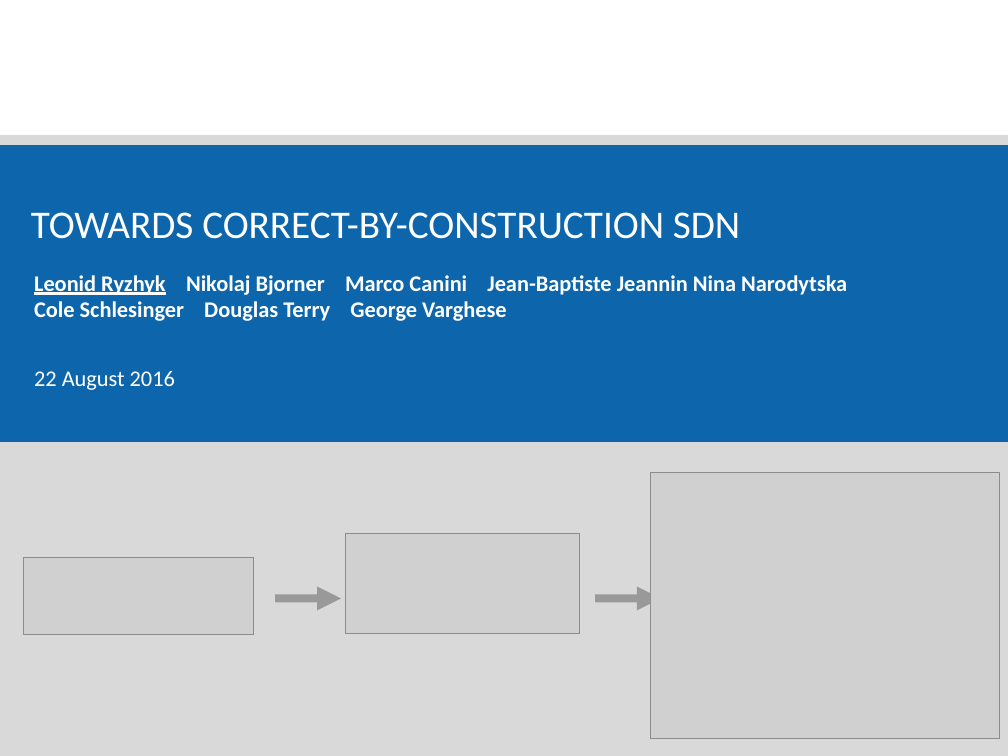
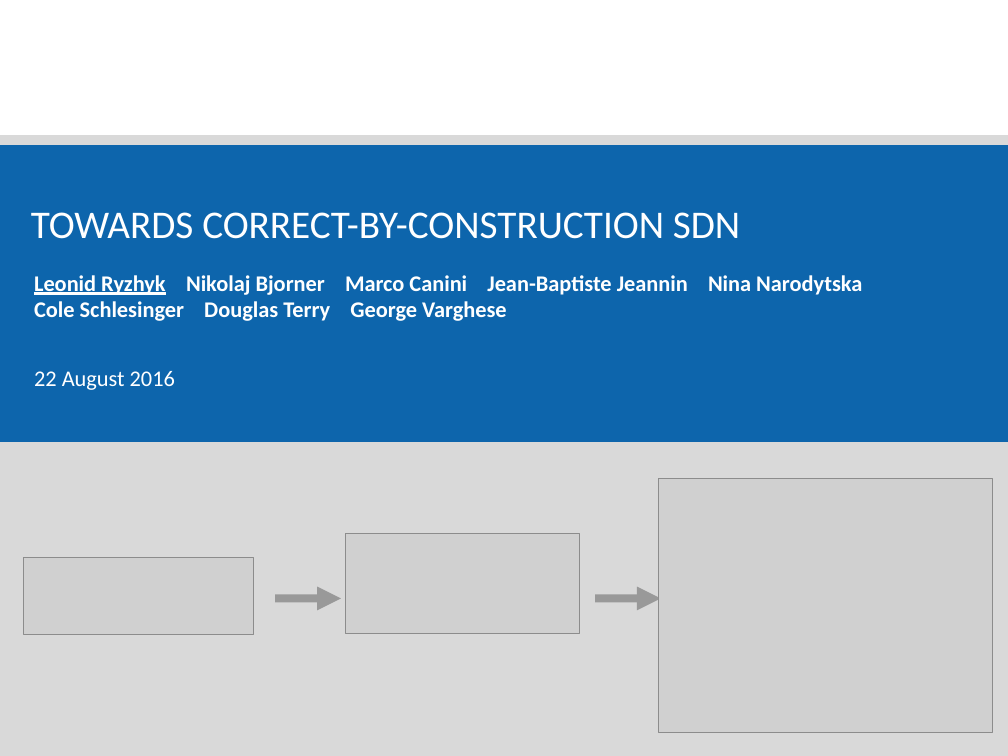
Before and after one commit to ryzhyk/cocoon, a slide deck: slide 1 of doc/netpl16/talk/cocoon.odp. Drawn at 1008x756 pixels with LibreOffice and Linux fonts; fonts in the diff are those of the drawing; grey boxes stand for pictures. Boxes give left, top, right and bottom in pixels: in the first picture for what was removed or moved away, otherwise in the second. Text is boxed around its words. In the diff, an @@ line names an element or a change of style, - is before the commit and + after.

Commit message:
NetPL slides: wip

```diff
--- a/doc/netpl16/talk/cocoon.odp
+++ b/doc/netpl16/talk/cocoon.odp
@@ text "Leonid Ryzhyk Nikolaj Bjorner Marco ..." rewrapped from [34, 275, 847, 321] to [34, 275, 862, 321] @@
@@ picture: place and size @@
-picture at [651, 472, 1000, 738]
+picture at [659, 478, 993, 732]
```
Also in this commit, not shown: 7 slides added, 4 slides removed, 1 other file.
